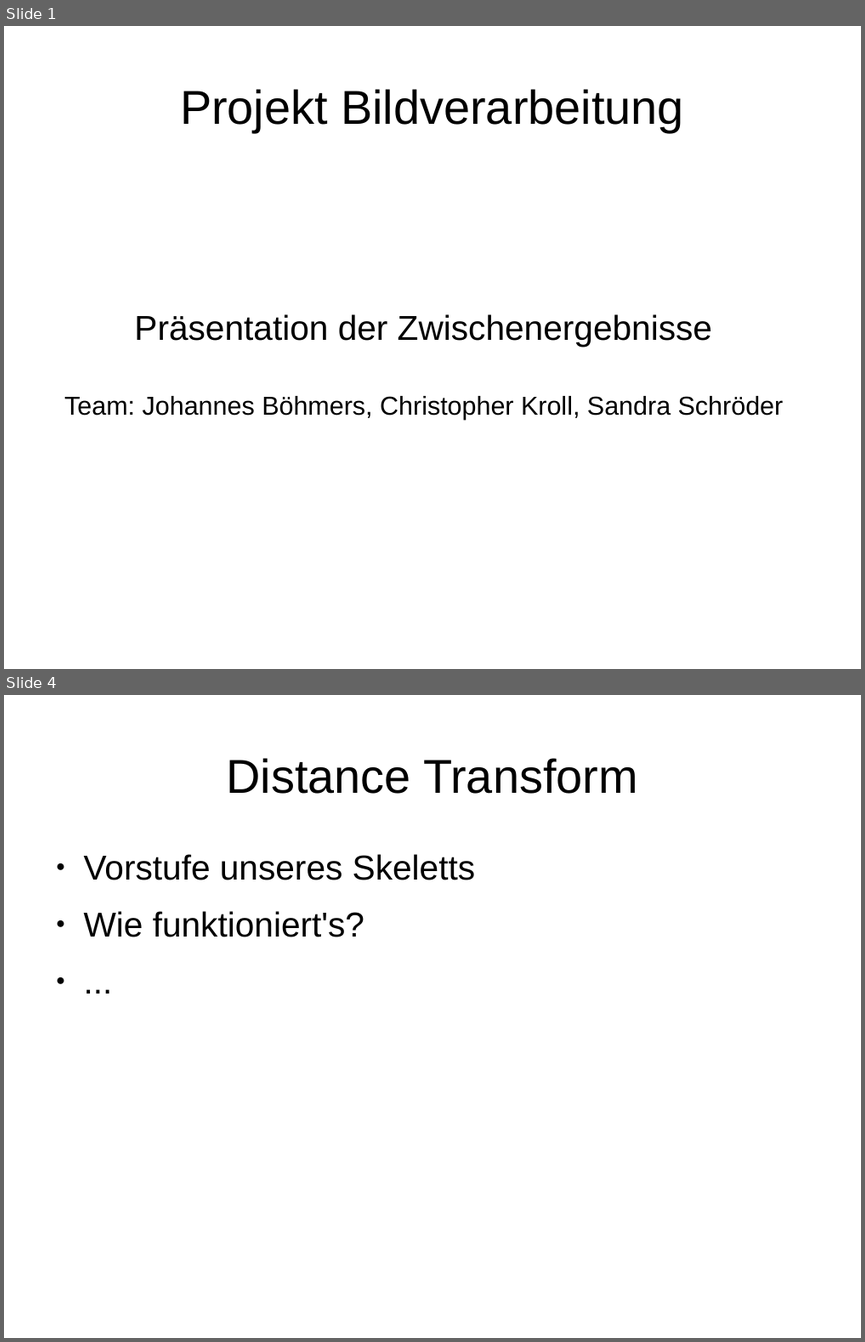
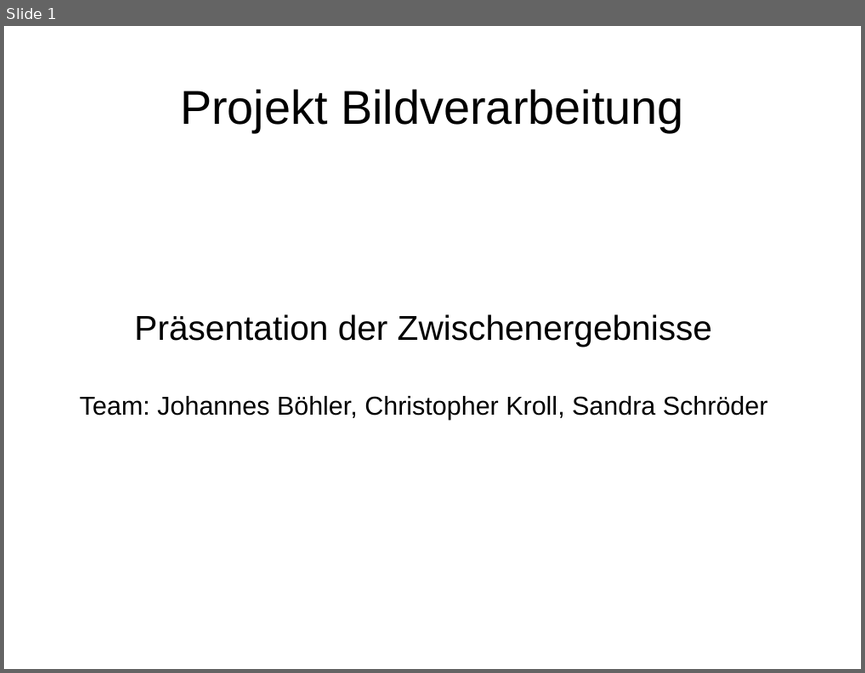
Before and after one commit to sandrellaella/bildverarbeitung, a slide deck: docs/Zwischenstand_1272012.odp. Shown one above the other, each under a label of ours: slides 1 and 4 before the commit, slide 1 after it; the slides between them are not shown. The pictures are 865x1342 and 865x673 pixels, drawn with LibreOffice and Linux fonts; fonts in the diff are those of the drawing. Boxes give left, top, right and bottom in pixels: in the first picture for what was removed or moved away, otherwise in the second. Text is boxed around its words. In the diff, an @@ line names an element or a change of style, - is before the commit and + after.

```diff
--- a/docs/Zwischenstand_1272012.odp
+++ b/docs/Zwischenstand_1272012.odp
@@ slide 4 removed at (4,695,861,1338), background #FFFFFF @@
@@ title removed at (227,758,637,794) @@
-Distance Transform
@@ text removed at (84,854,475,937) @@
-● Vorstufe unseres Skeletts
-● Wie funktioniert's?
-● ...
@@ slide 1 changed as well @@
@@ subtitle at (80,396,768,420): text changed @@
-Team: Johannes Böhmers, Christopher Kroll, Sandra Schröder
+Team: Johannes Böhler, Christopher Kroll, Sandra Schröder
```
Also in this commit, not shown: 3 other slides changed, 8 slides added, 2 other slides removed, 41 other files.
